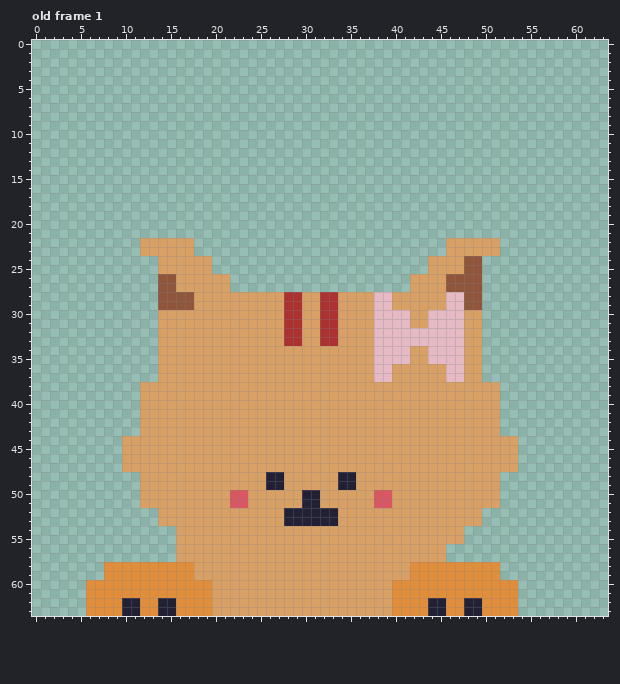
Pixel-art file -- images/cat.aseprite. Above is the file before it was changed.
64x64 pixels, 8 frames. Shown: old frame 1. The commit also changed other frames, which this record leaves out.
The result:
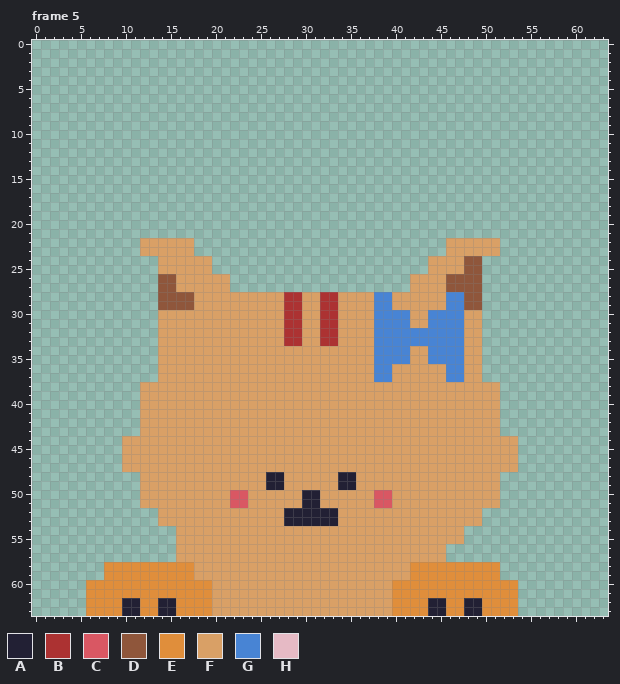
Palette (. is transparent): A #222034  B #ac3232  C #d95763  D #8f563b  E #e08e3b  F #d9a066  G #4884d4  H #e6bac5
A new or re-ordered frame is compared with the old frame closest to it.
Changes in this commit:
frames 8 -> 13
Changed rows in their new state; - is an unchanged pixel.
Frame 5 is new; against old frame 1, layer "Layer 1":
first column x 38:
28 GG------GG
29 GG------GG
30 GGGG--GGGG
31 GGGG--GGGG
32 GGGGGGGGGG
33 GGGGGGGGGG
34 GGGG--GGGG
35 GGGG--GGGG
36 GG------GG
37 GG------GG
